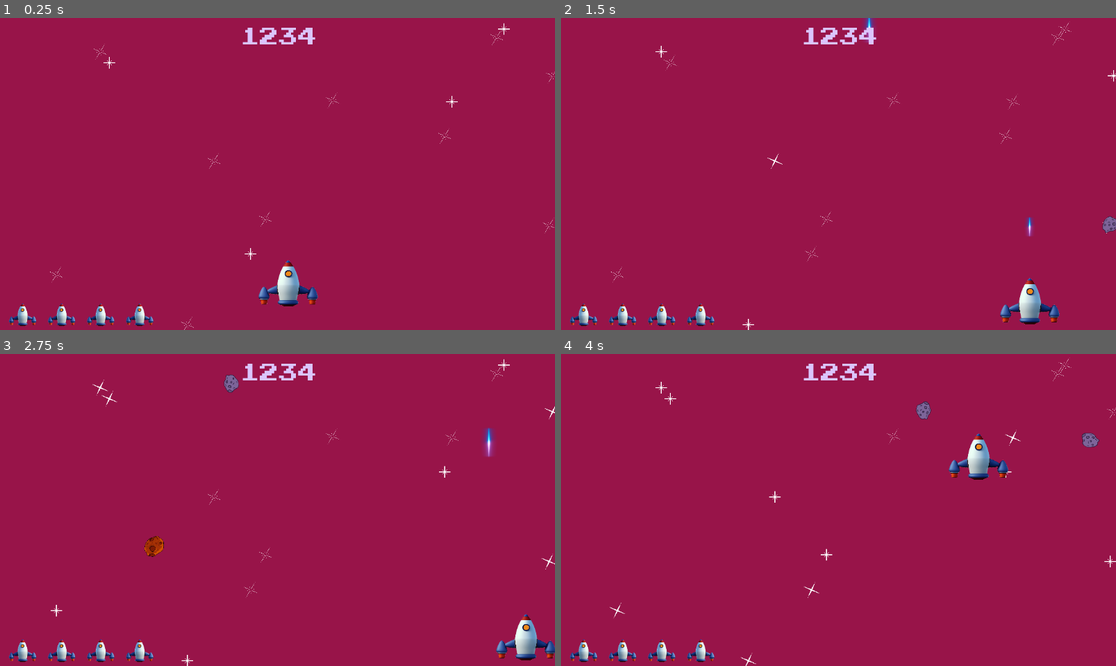
Above: before the commit, frames 1-4 (two rows, left to right).
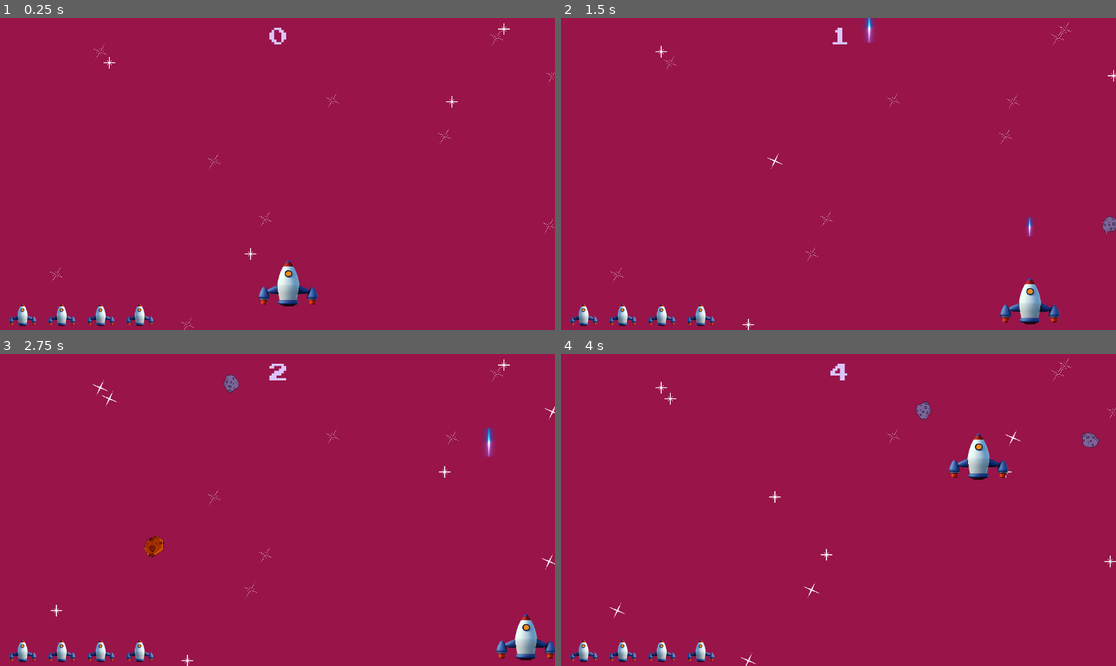
Above: after the commit, the same moments.

Repository: Alaa-Khaled210/Meteors-War
Game: Godot game, scene res://scense/level.tscn
The game is run twice, just before and just after one commit, with the same random seed, the same clock (stepped at 60 frames per second) and the same inputs.
Inputs:
- Up to frame 1 (0.25 s): no input
- Up to frame 2 (1.5 s): hold Right (right) 0.53-1.28 s; tap Space (Shoot) at 0.6, 1.35 s; hold Down (down) from 1.28 s (still down)
- Up to frame 3 (2.75 s): release Down (down) at 2.03 s; hold Right (right) from 2.03 s (still down); tap Space (Shoot) at 2.1 s
- Up to frame 4 (4 s): release Right (right) at 2.78 s; hold Up (up) 2.78-3.53 s; tap Space (Shoot) at 2.85, 3.6 s; hold Left (left) from 3.53 s (still down)

The runs differ from the first frame. In frame 1, 0.4% of the frame differs, in the area x 43-57%, y 3-9%; in frame 2, 0.4%; in frame 3, 0.4%; in frame 4, 0.4%.

Commit message:
move score data accross the scene

Diff:
--- /dev/null
+++ b/global/global.gd
@@ -0,0 +1,3 @@
+extends Node
+
+var score := 0
--- a/project.godot
+++ b/project.godot
@@ -18,6 +18,7 @@
 [autoload]
 
 Ui="*res://scense/ui.gd"
+Global="*res://global/global.gd"
 
 [global_group]
 
--- a/scense/game_over.gd
+++ b/scense/game_over.gd
@@ -2,7 +2,10 @@
 
 @export var level_scene : PackedScene
 
-# Called every frame. 'delta' is the elapsed time since the previous frame.
+# Called every frame. 'delta' is the elapsed time since the previous frame.\
+func _ready() -> void:
+	$CenterContainer/VBoxContainer/Label2.text=$CenterContainer/VBoxContainer/Label2.text +str(Global.score)
+
 func _process(_delta: float) -> void:
 	if Input.is_action_just_pressed("Shoot"):
 		get_tree().change_scene_to_packed(level_scene)
--- a/scense/game_over.tscn
+++ b/scense/game_over.tscn
@@ -46,7 +46,7 @@
 layout_mode = 2
 theme_override_fonts/font = ExtResource("1_jic06")
 theme_override_font_sizes/font_size = 25
-text = "Score 0"
+text = "Score :"
 horizontal_alignment = 1
 
 [node name="MarginContainer" type="MarginContainer" parent="."]
--- a/scense/level.gd
+++ b/scense/level.gd
@@ -7,8 +7,8 @@
 var health: int = 4
 
 func _ready() -> void:
-
-	#get_tree().call_group('Ui','set_health',health)
+	#set health ui
+	get_tree().call_group('Ui','set_health',health)
 
 	#Stars
 	var size := get_viewport().get_visible_rect().size
--- a/scense/ui.gd
+++ b/scense/ui.gd
@@ -1,7 +1,7 @@
 extends CanvasLayer
 
 static var image = load("res://Graphic/rocket2.png")
-
+var time_elapsed := 0
 func set_health(amount):
 
 # remove all children from hboxcontainer
@@ -18,6 +18,9 @@
 		#text_rect.rect_size=Vector2(25,25)
 		text_rect.stretch_mode=TextureRect.STRETCH_KEEP_ASPECT_CENTERED
 
+		#------------------------------------------------------
 
-
-		#------------------------------------------------------
+func _on_score_timer_timeout() -> void:
+	time_elapsed += 1
+	$MarginContainer/Label.text=str(time_elapsed)
+	Global.score=time_elapsed
--- a/scense/ui.tscn
+++ b/scense/ui.tscn
@@ -1,8 +1,7 @@
-[gd_scene load_steps=4 format=3 uid="uid://de07xww14b15l"]
+[gd_scene load_steps=3 format=3 uid="uid://de07xww14b15l"]
 
 [ext_resource type="Script" uid="uid://c36l3cwsbc0ov" path="res://scense/ui.gd" id="1_hwstv"]
 [ext_resource type="FontFile" uid="uid://crgknw0a00f6k" path="res://Graphic/Fonts/PressStart2P-Regular.ttf" id="1_ix2n3"]
-[ext_resource type="Texture2D" uid="uid://c57etsif60a45" path="res://Graphic/rocket2.png" id="3_kj0wu"]
 
 [node name="Ui" type="CanvasLayer" groups=["Ui"]]
 script = ExtResource("1_hwstv")
@@ -22,7 +21,7 @@
 theme_override_colors/font_color = Color(0.85779, 0.773406, 0.99277, 1)
 theme_override_fonts/font = ExtResource("1_ix2n3")
 theme_override_font_sizes/font_size = 40
-text = "1234"
+text = "0"
 horizontal_alignment = 1
 
 [node name="MarginContainer2" type="MarginContainer" parent="."]
@@ -39,30 +38,7 @@
 layout_mode = 2
 theme_override_constants/separation = 2
 
-[node name="TextureRect" type="TextureRect" parent="MarginContainer2/HBoxContainer"]
-layout_mode = 2
-size_flags_horizontal = 0
-localize_numeral_system = false
-texture = ExtResource("3_kj0wu")
-stretch_mode = 5
+[node name="ScoreTimer" type="Timer" parent="."]
+autostart = true
 
-[node name="TextureRect2" type="TextureRect" parent="MarginContainer2/HBoxContainer"]
-layout_mode = 2
-size_flags_horizontal = 0
-localize_numeral_system = false
-texture = ExtResource("3_kj0wu")
-stretch_mode = 5
-
-[node name="TextureRect3" type="TextureRect" parent="MarginContainer2/HBoxContainer"]
-layout_mode = 2
-size_flags_horizontal = 0
-localize_numeral_system = false
-texture = ExtResource("3_kj0wu")
-stretch_mode = 5
-
-[node name="TextureRect4" type="TextureRect" parent="MarginContainer2/HBoxContainer"]
-layout_mode = 2
-size_flags_horizontal = 0
-localize_numeral_system = false
-texture = ExtResource("3_kj0wu")
-stretch_mode = 5
+[connection signal="timeout" from="ScoreTimer" to="." method="_on_score_timer_timeout"]
Not shown, added: global/global.gd.uid
